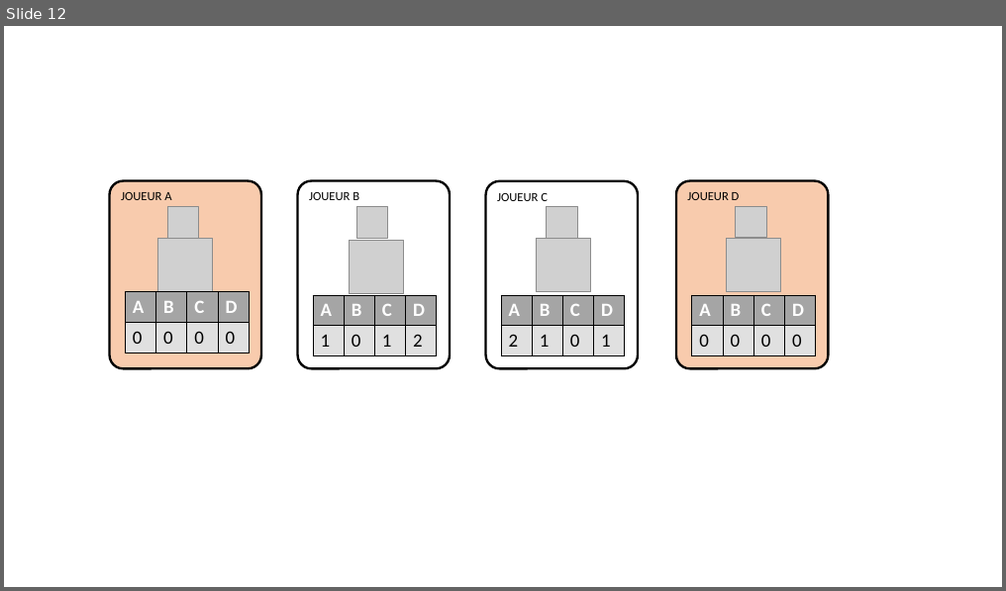
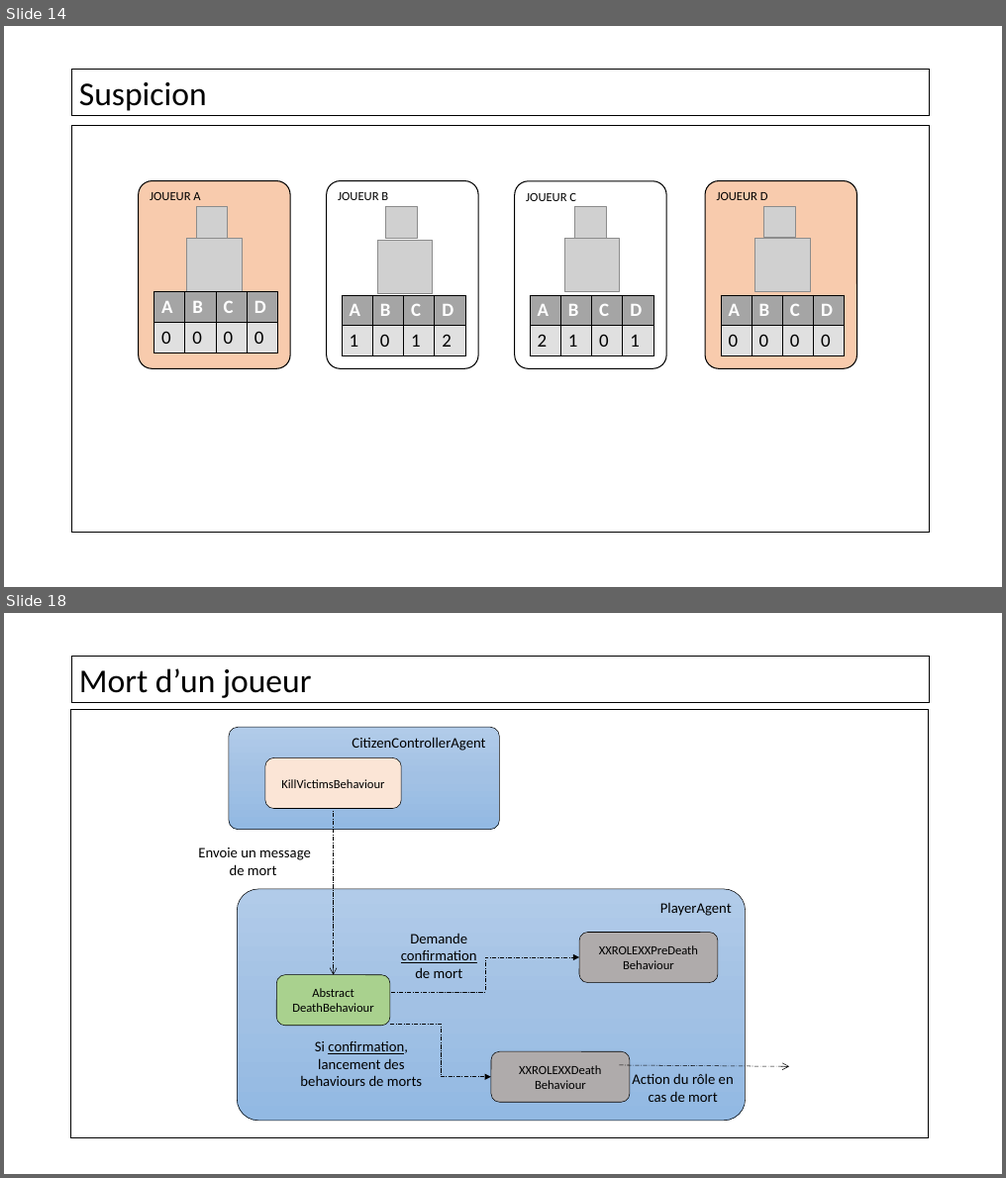
Before and after one commit to konamdav/Loup-Garou, a slide deck: Soutenance.pptx. Shown one above the other, each under a label of ours: slide 12 before the commit, slides 14 and 18 after it; the slides between them are not shown. The pictures are 1006x591 and 1006x1178 pixels, drawn with LibreOffice and Linux fonts; fonts in the diff are those of the drawing; grey boxes stand for pictures; background and template pictures are left out. Boxes give left, top, right and bottom in pixels: in the first picture for what was removed or moved away, otherwise in the second. Text is boxed around its words. In the diff, an @@ line names an element or a change of style, - is before the commit and + after.

```diff
--- a/Soutenance.pptx
+++ b/Soutenance.pptx
@@ slide 18 added at (4,613,1002,1174), background picture (left out) @@
@@ rectangle added at (72,657,930,703), fill #FFFFFF at 48% opacity, outline #000000 1 pt, 32 pt, text #000000 @@
+Mort d’un joueur
@@ rectangle added at (70,709,929,1139), fill #FFFFFF at 48% opacity, outline #000000 1 pt @@
@@ rounded rectangle added at (229,727,500,830), fill gradient #B1CBE9 to #A3C1E5 to #93B9E4, outline #000000 0.5 pt, 14 pt, text #000000 @@
+CitizenControllerAgent
@@ rounded rectangle added at (265,759,402,808), fill #FBE5D6, outline #000000 0.5 pt, 12 pt, text #000000 @@
+KillVictimsBehaviour
@@ arrow added from (334, 808) to (334, 975), #000000 0.5 pt dashed @@
@@ text added at (198,848,311,875), 14 pt, text #000000 @@
+Envoie un message de mort
@@ rounded rectangle added at (237,889,746,1121), fill gradient #B1CBE9 to #A3C1E5 to #93B9E4, outline #000000 0.5 pt, 14 pt, text #000000 @@
+PlayerAgent
@@ text added at (401,934,477,978), 14 pt, text #000000 @@
+Demande confirmation de mort
@@ rounded rectangle added at (580,933,718,983), fill #AFABAB, outline #000000 0.5 pt, 12 pt, text #000000 @@
+XXROLEXXPreDeath
+Behaviour
@@ elbow arrow added from (391, 992) to (580, 958), #000000 0.5 pt dashed @@
@@ rounded rectangle added at (276,975,390,1026), fill #A9D18E, outline #000000 0.5 pt, 12 pt, text #000000 @@
+Abstract DeathBehaviour
@@ elbow arrow added from (390, 1024) to (491, 1077), #000000 0.5 pt dashed @@
@@ text added at (300,1042,422,1086), 14 pt, text #000000 @@
+Si confirmation, lancement des behaviours de morts
@@ rounded rectangle added at (491,1052,630,1102), fill #AFABAB, outline #000000 0.5 pt, 12 pt, text #000000 @@
+XXROLEXXDeath
+Behaviour
@@ arrow added from (619, 1065) to (789, 1066), #000000 0.5 pt dashed @@
@@ text added at (632,1073,734,1102), 14 pt, text #000000 @@
+Action du rôle en cas de mort
@@ what was slide 12 is now slide 14 @@
@@ slide 14 changed as well @@
@@ rectangle added at (72,70,930,116), fill #FFFFFF at 48% opacity, outline #000000 1 pt, 32 pt, text #000000 @@
+Suspicion
@@ rectangle added at (72,126,930,533), fill #FFFFFF at 48% opacity, outline #000000 1 pt @@
@@ outline #000000 2.25 pt to #000000 1 pt in 4 elements at (138,181,290,369), (515,181,666,369), (706,181,857,369), (327,181,478,369) @@
@@ 8 pictures, 4 rounded rectangles, 4 tables: place and size @@
-8 pictures, 4 rounded rectangles, 4 tables at (110,181,829,369)
+8 pictures, 4 rounded rectangles, 4 tables at (138,181,857,369)
```
Also in this commit, not shown: 12 other slides changed, 4 other slides added, 3 slides removed.
